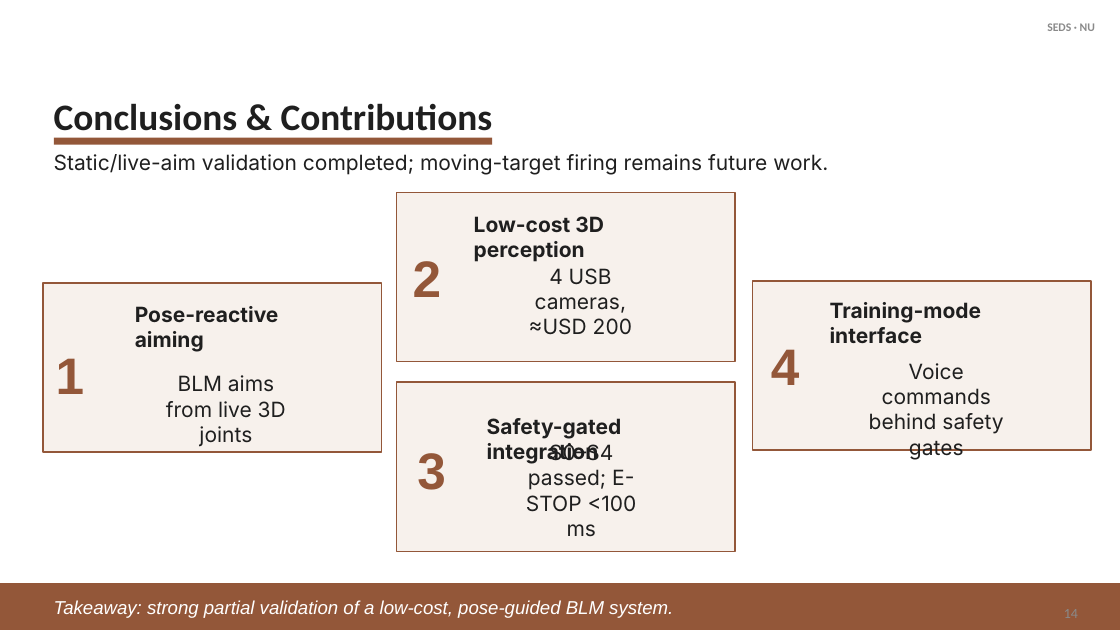
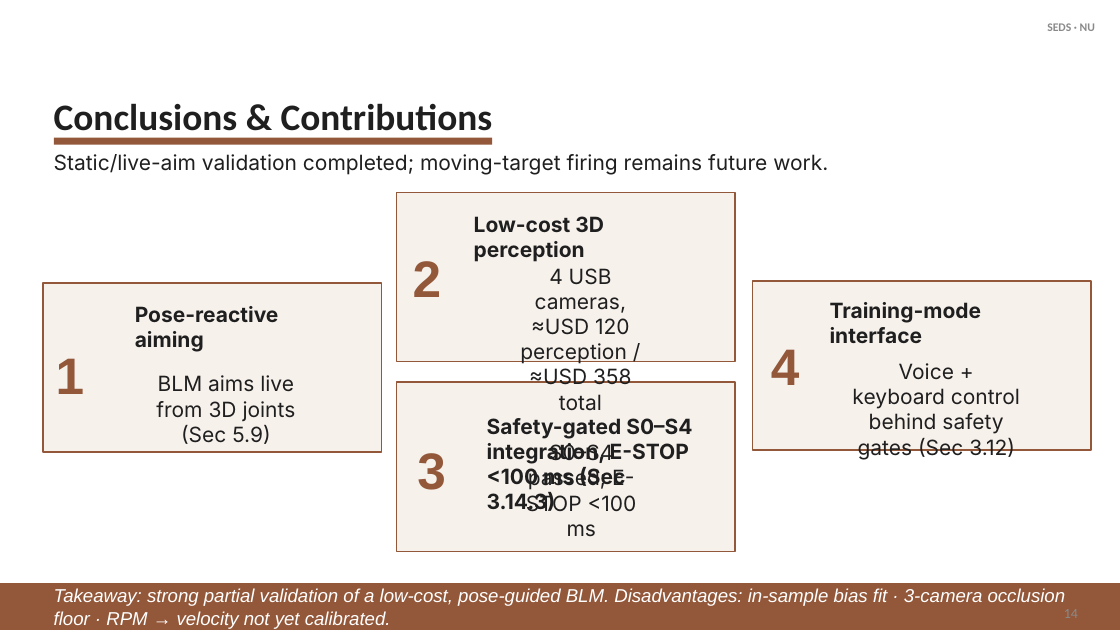
Before and after one commit to Shadow-Git-Friend/Project_Cam, a slide deck: slide 14 of thesis_defense_presentation/thesis_defense_final_revised.pptx. Drawn at 1120x630 pixels with LibreOffice and Linux fonts; fonts in the diff are those of the drawing; background and template pictures are left out. Boxes give left, top, right and bottom in pixels: in the first picture for what was removed or moved away, otherwise in the second. Text is boxed around its words. In the diff, an @@ line names an element or a change of style, - is before the commit and + after.

```diff
--- a/thesis_defense_presentation/thesis_defense_final_revised.pptx
+++ b/thesis_defense_presentation/thesis_defense_final_revised.pptx
@@ text at (x1=520, y1=268, x2=631, y2=411): text changed @@
-4 USB cameras, ≈USD 200
+4 USB cameras, ≈USD 120 perception / ≈USD 358 total
@@ text at (x1=156, y1=375, x2=296, y2=444): text changed @@
-BLM aims from live 3D joints
+BLM aims live from 3D joints (Sec 5.9)
@@ text at (x1=852, y1=363, x2=1020, y2=460): text changed @@
-Voice commands behind safety gates
+Voice + keyboard control behind safety gates (Sec 3.12)
@@ text at (x1=487, y1=418, x2=1015, y2=537): text changed @@
-Safety-gated integration
+Safety-gated S0–S4 integration, E-STOP <100 ms (Sec 3.14.3)
@@ text at (x1=54, y1=588, x2=1066, y2=629): text changed @@
-Takeaway: strong partial validation of a low-cost, pose-guided BLM system.
+Takeaway: strong partial validation of a low-cost, pose-guided BLM. Disadvantages: in-sample bias fit · 3-camera occlusion floor · RPM → velocity not yet calibrated.
```
Also in this commit, not shown: 3 other slides changed, 1 other file.
